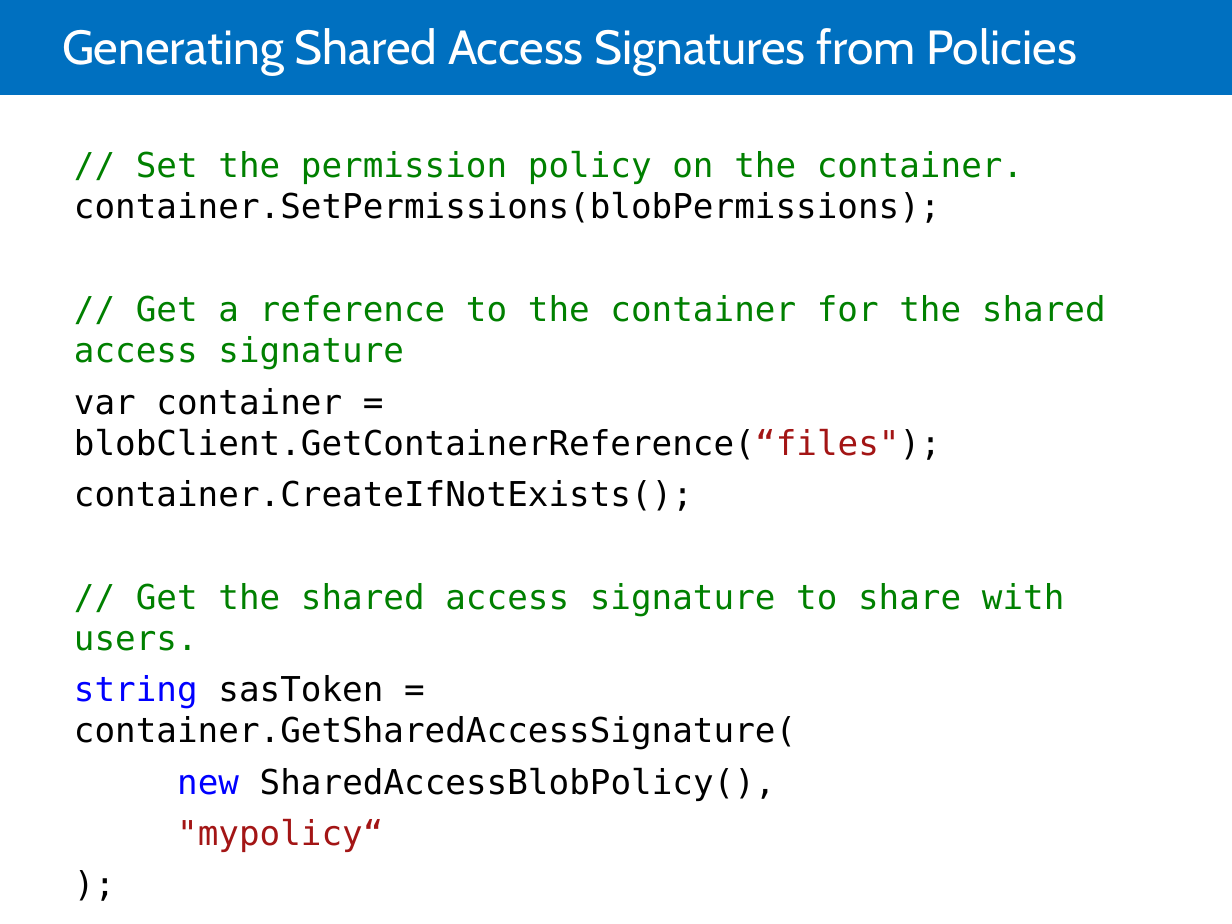
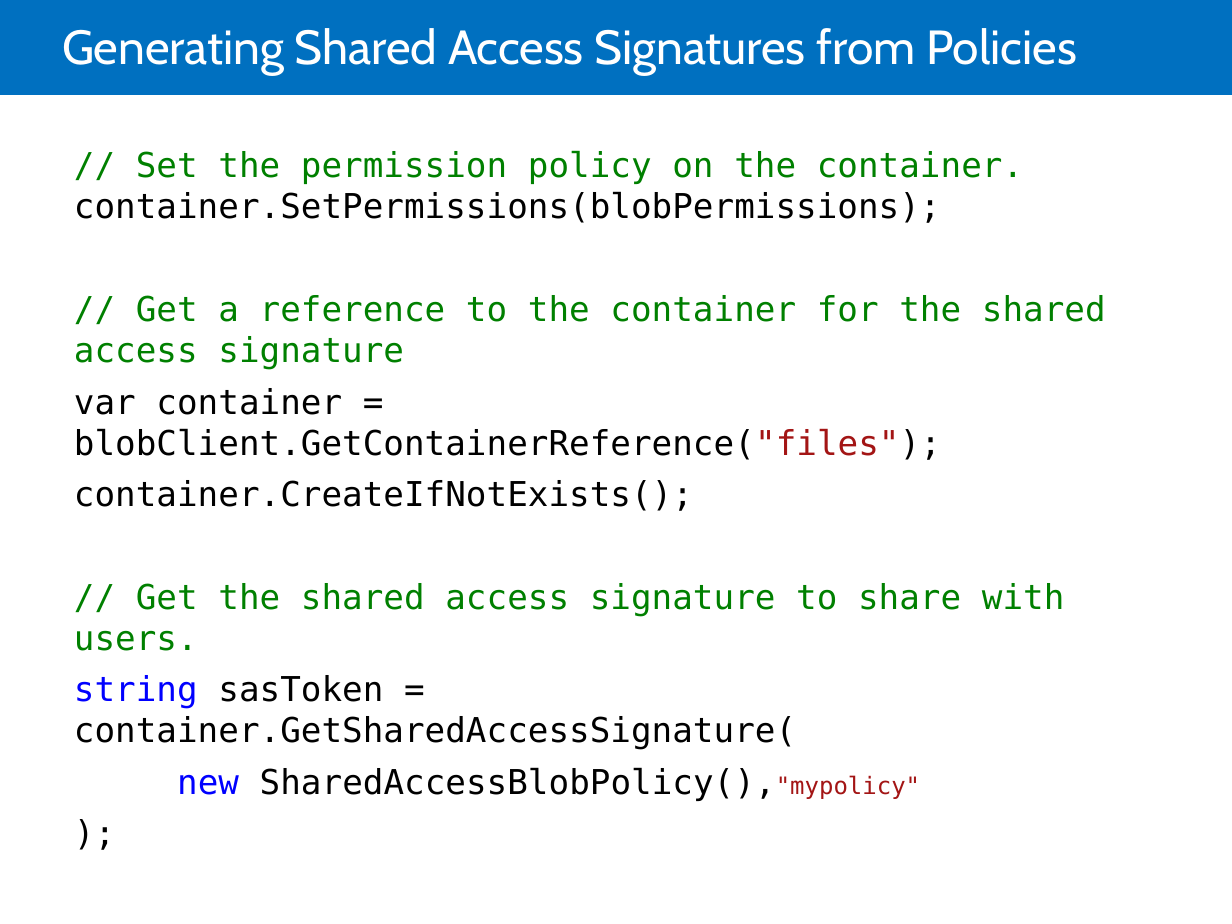
Before and after one commit to LarsKjeldsen/Kursus-az203, a slide deck: slide 16 of MOC/Module 07 Storing and Consuming Files from Azure Storage/20532C-07.pptx. Drawn at 1232x924 pixels with LibreOffice and Linux fonts; fonts in the diff are those of the drawing. Boxes give left, top, right and bottom in pixels: in the first picture for what was removed or moved away, otherwise in the second. Text is boxed around its words. In the diff, an @@ line names an element or a change of style, - is before the commit and + after.

```diff
--- a/MOC/Module 07 Storing and Consuming Files from Azure Storage/20532C-07.pptx
+++ b/MOC/Module 07 Storing and Consuming Files from Azure Storage/20532C-07.pptx
@@ text at <box>74,388,941,460</box>: text changed @@
-var container = blobClient.GetContainerReference(“files");
+var container = blobClient.GetContainerReference("files");
@@ text at <box>177,767,920,801</box>: text changed @@
-new SharedAccessBlobPolicy(),
-"mypolicy“
+new SharedAccessBlobPolicy(),"mypolicy"
```
Also in this commit, not shown: 10 other slides changed, 1 other file.
